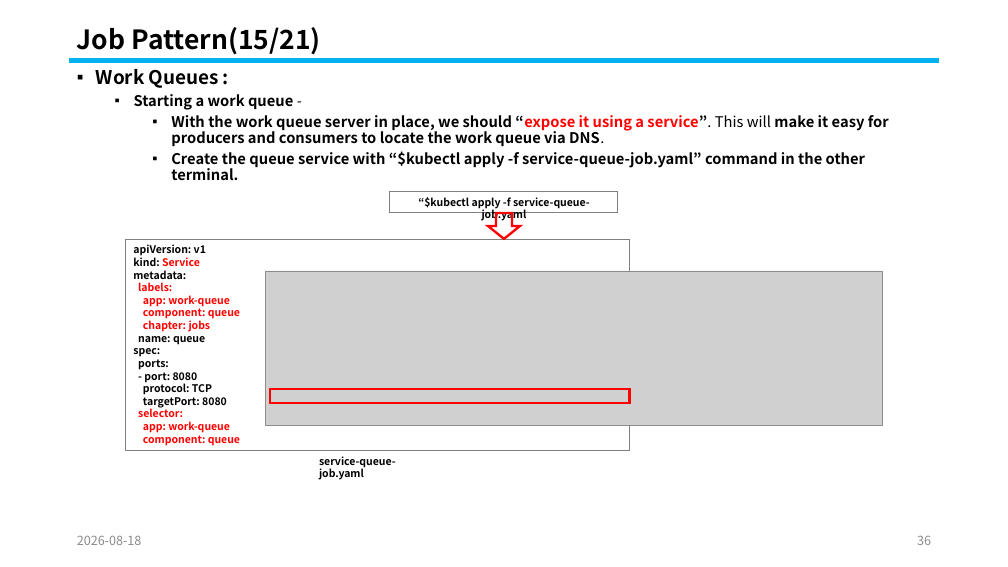
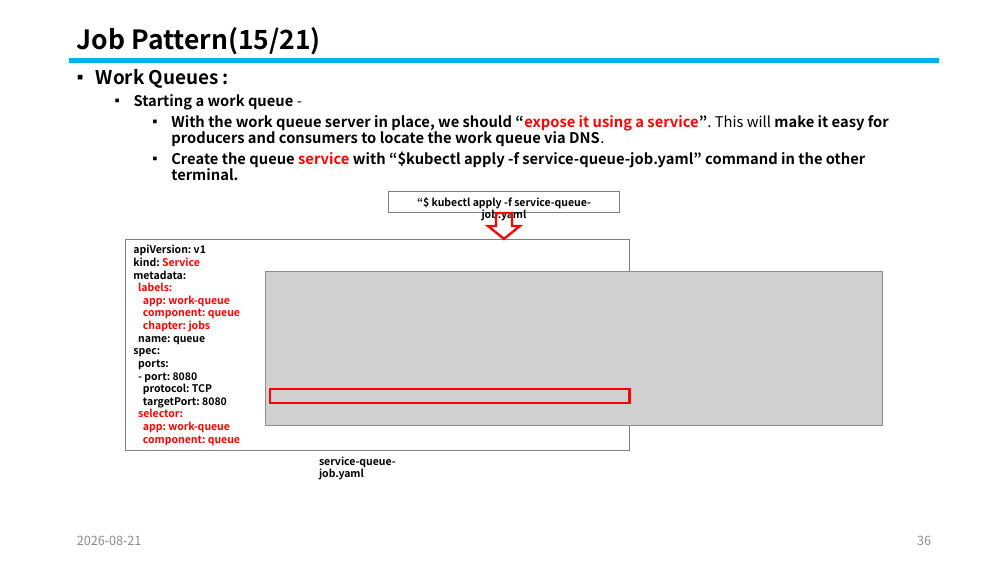
Before and after one commit to knix008/TestSimulator, a slide deck: slide 36 of Kubernetes/Kubernetes Part 04-2026.08.25.pptx. Drawn at 1008x567 pixels with LibreOffice and Linux fonts; fonts in the diff are those of the drawing; grey boxes stand for pictures. Boxes give left, top, right and bottom in pixels: in the first picture for what was removed or moved away, otherwise in the second. Text is boxed around its words. In the diff, an @@ line names an element or a change of style, - is before the commit and + after.

```diff
--- a/Kubernetes/Kubernetes Part 04-2026.08.25.pptx
+++ b/Kubernetes/Kubernetes Part 04-2026.08.25.pptx
@@ text at (x1=171, y1=151, x2=865, y2=180): text colour #000000 to #FF0000 in "service" @@
@@ text in rectangle at (x1=432, y1=197, x2=591, y2=222): spaces changed @@
-“$kubectl apply -f service-queue-job.yaml
+“$ kubectl apply -f service-queue-job.yaml
@@ text at (x1=77, y1=536, x2=142, y2=545): text changed @@
-2026-08-18
+2026-08-21
```
Also in this commit, not shown: 96 other slides changed, 1 other file.
